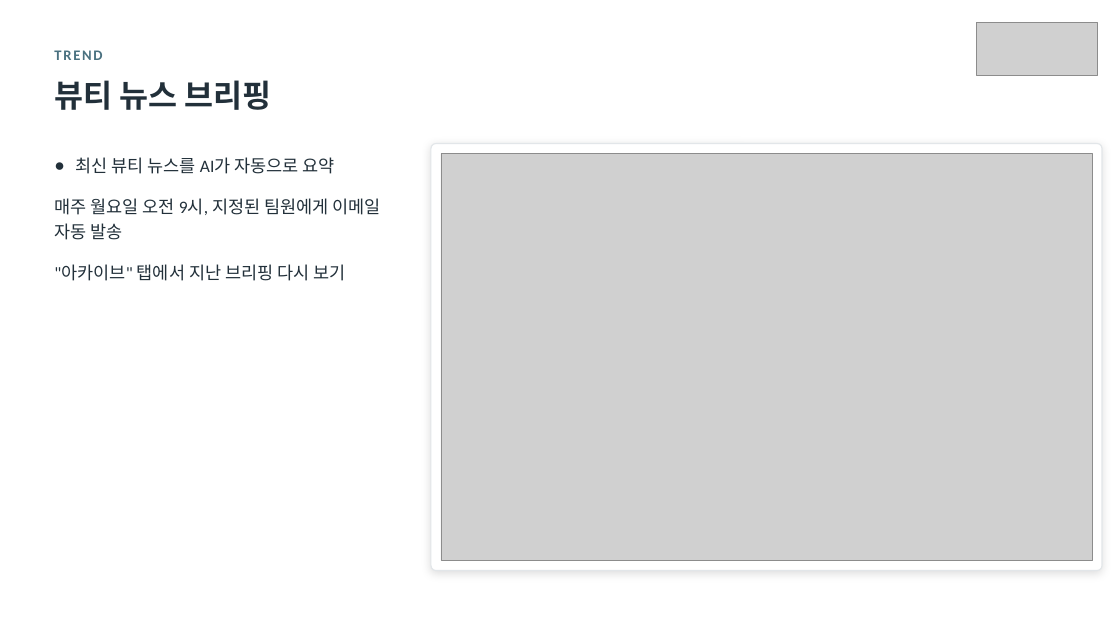
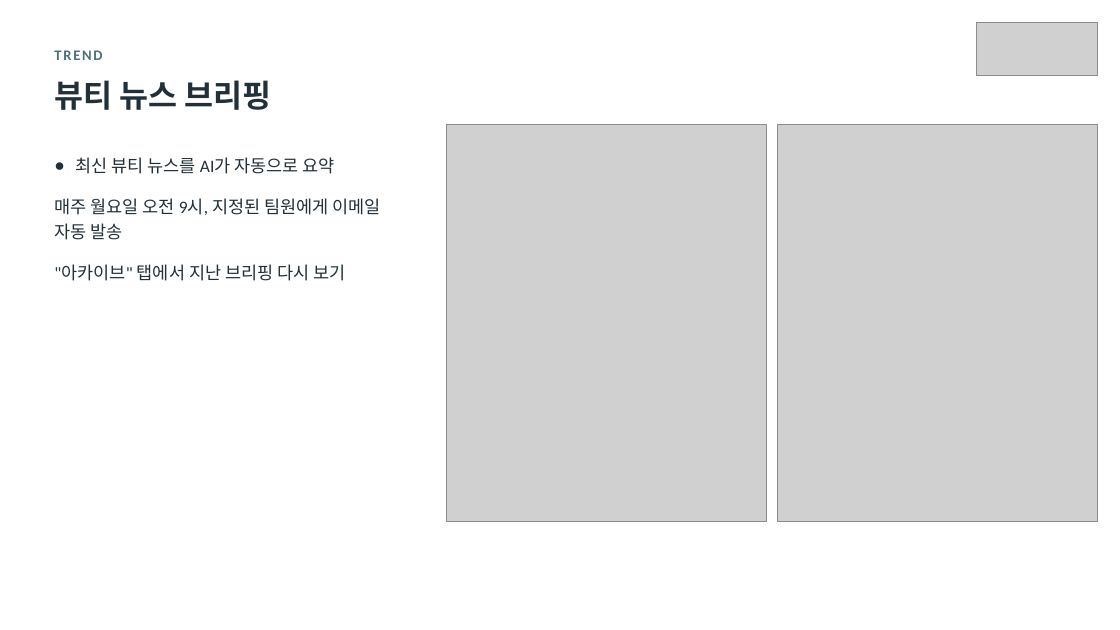
Before and after one commit to kaydeeloka/collab-net, a slide deck: slide 7 of docs/MiMuse_사용자매뉴얼.pptx. Drawn at 1120x630 pixels with LibreOffice and Linux fonts; fonts in the diff are those of the drawing; grey boxes stand for pictures. Boxes give left, top, right and bottom in pixels: in the first picture for what was removed or moved away, otherwise in the second. Text is boxed around its words. In the diff, an @@ line names an element or a change of style, - is before the commit and + after.

```diff
--- a/docs/MiMuse_사용자매뉴얼.pptx
+++ b/docs/MiMuse_사용자매뉴얼.pptx
@@ rounded rectangle removed at (x1=431, y1=144, x2=1102, y2=571) @@
@@ picture added at (x1=447, y1=124, x2=767, y2=522) @@
@@ picture added at (x1=778, y1=124, x2=1098, y2=522) @@
@@ picture removed at (x1=441, y1=154, x2=1092, y2=560) @@
```
Also in this commit, not shown: 4 other slides changed, 3 other files.
